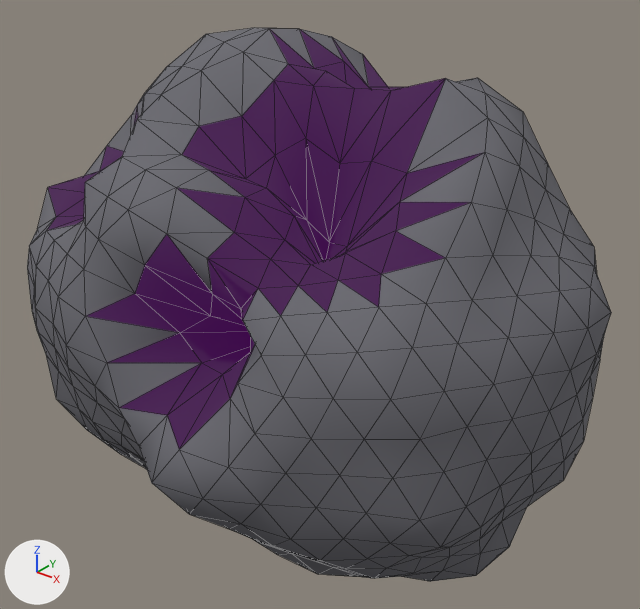
Before and after pictures for a commit that changed the glTF model assets/asteroids/asteroid_09.glb.
Both versions are drawn from a 50 mm camera at (1.88, -2.38, 1.56) aimed at (-0.04, 0.02, 0.07). The lights are fixed; the arrows at lower left show +X, +Y and +Z. The picture after the commit comes second. Mesh edges are drawn as thin lines.

The older version as bpy lines, for what is in view:
```python
mat_asteroidcrater_09 = principled_material('AsteroidCrater_09')
mat_asteroidcrater_09.base_color = (0.02, 0.01, 0.02)  # black #271927
mat_asteroidcrater_09.roughness = 1.0
mat_asteroidcrater_09.emission_color = (0.042, 0.0, 0.063)  # dark purple #3a0047
mat_asteroidcrater_09.emission_strength = 1.0
me_icosphere = bpy.data.meshes.new('Icosphere')
me_icosphere.from_pydata(...)  # 642 vertices, 1280 faces; spans x -1.23..1.06, y -0.96..0.91, z -0.94..1.08
# faces by material slot: [993, 287]
me_icosphere.materials.append(mat_asteroidrock_09)  # grey #6b6b72
me_icosphere.materials.append(mat_asteroidcrater_09)  # black #271927
ob_asteroid_09 = bpy.data.objects.new('Asteroid_09', me_icosphere)
ob_asteroid_09.location = (0.0, 0.0, 0.0)
```
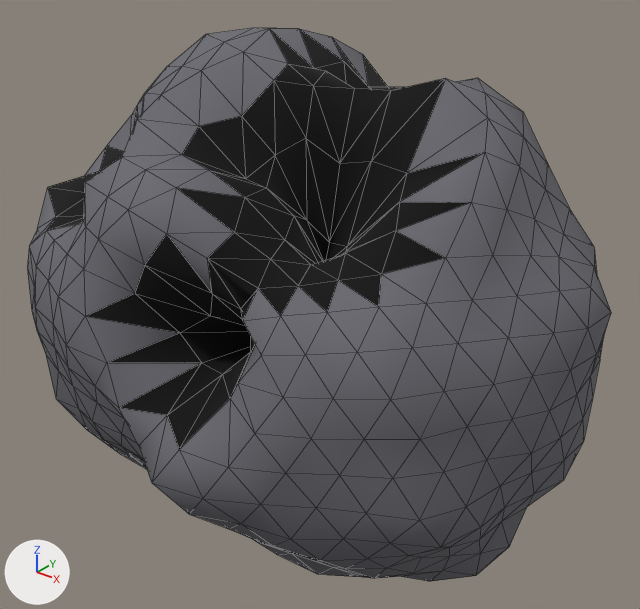
Changed parts and their boxes [x1, y1, x2, y2] in the pictures (640 x 609 px):
'Asteroid_09', recoloured, surface changed (darker)
    both: [46, 29, 484, 560]

The change, as a diff of the scene's bpy script:
```diff
--- a/assets/asteroids/asteroid_09.glb.py
+++ b/assets/asteroids/asteroid_09.glb.py
@@ mat_asteroidcrater_09 @@
 mat_asteroidcrater_09 = principled_material('AsteroidCrater_09')
-mat_asteroidcrater_09.base_color = (0.02, 0.01, 0.02)  # black #271927
+mat_asteroidcrater_09.base_color = (0.0, 0.0, 0.0)  # black #000000
 mat_asteroidcrater_09.roughness = 1.0
-mat_asteroidcrater_09.emission_color = (0.042, 0.0, 0.063)  # dark purple #3a0047
-mat_asteroidcrater_09.emission_strength = 1.0
```
